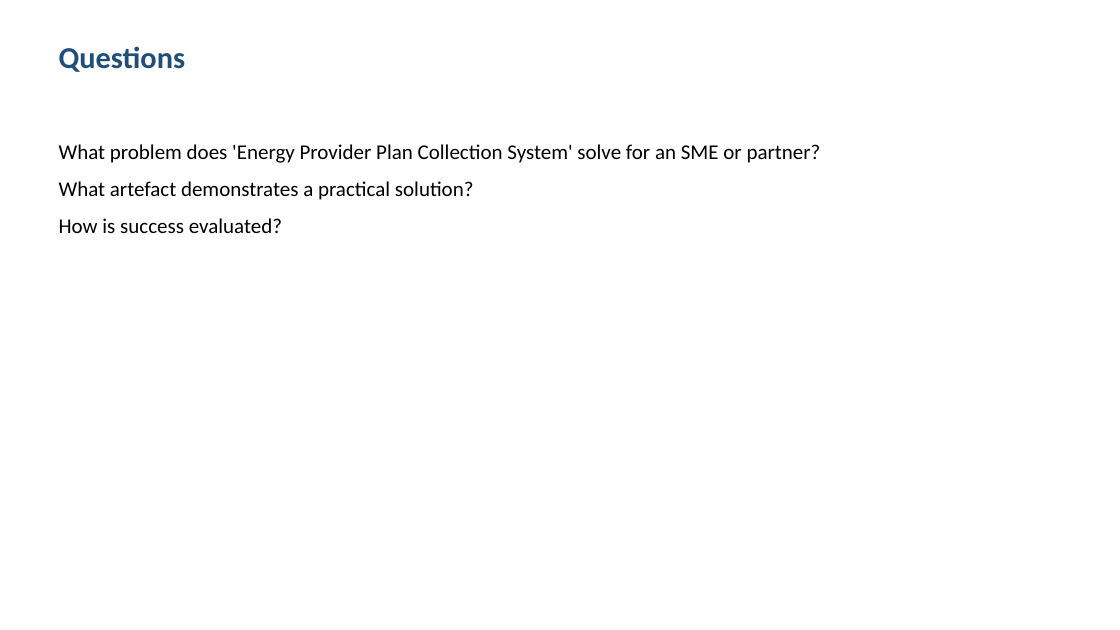
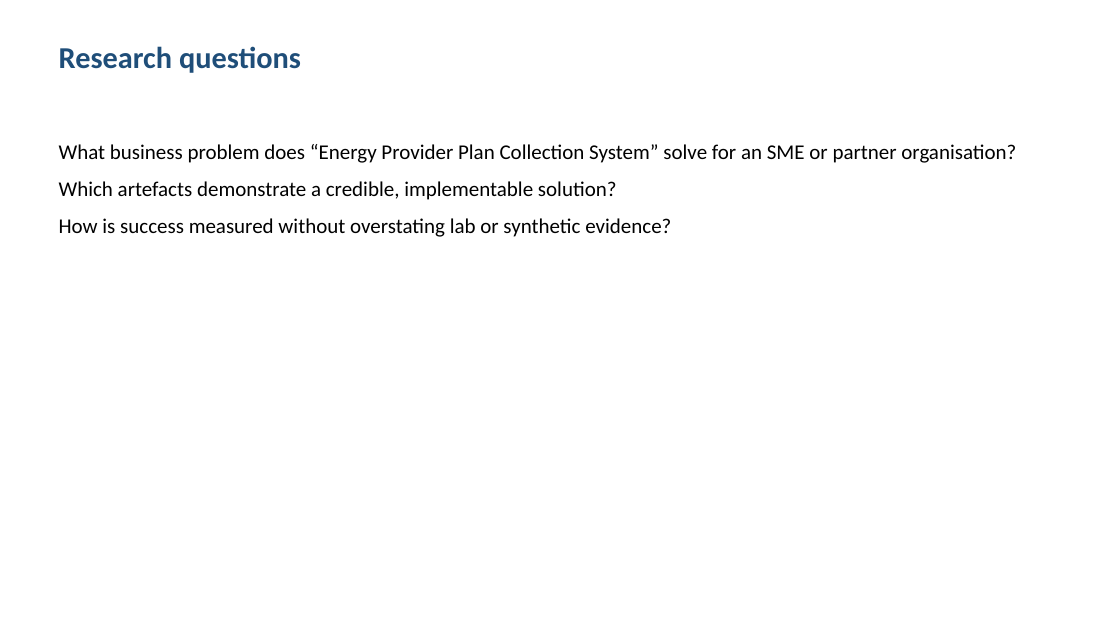
Before and after one commit to shohrabniaz/energy-provider-plan-collection-system, a slide deck: slide 2 of Final_Submission/02_Presentation.pptx. Drawn at 1120x630 pixels with LibreOffice and Linux fonts; fonts in the diff are those of the drawing. Boxes give left, top, right and bottom in pixels: in the first picture for what was removed or moved away, otherwise in the second. Text is boxed around its words. In the diff, an @@ line names an element or a change of style, - is before the commit and + after.

```diff
--- a/Final_Submission/02_Presentation.pptx
+++ b/Final_Submission/02_Presentation.pptx
@@ text at box(59, 46, 301, 73): text changed @@
-Questions
+Research questions
@@ text at box(59, 144, 1016, 237): text changed @@
-What problem does 'Energy Provider Plan Collection System' solve for an SME or partner?
-What artefact demonstrates a practical solution?
-How is success evaluated?
+What business problem does “Energy Provider Plan Collection System” solve for an SME or partner organisation?
+Which artefacts demonstrate a credible, implementable solution?
+How is success measured without overstating lab or synthetic evidence?
```
Also in this commit, not shown: 3 other slides changed, 12 other files.
